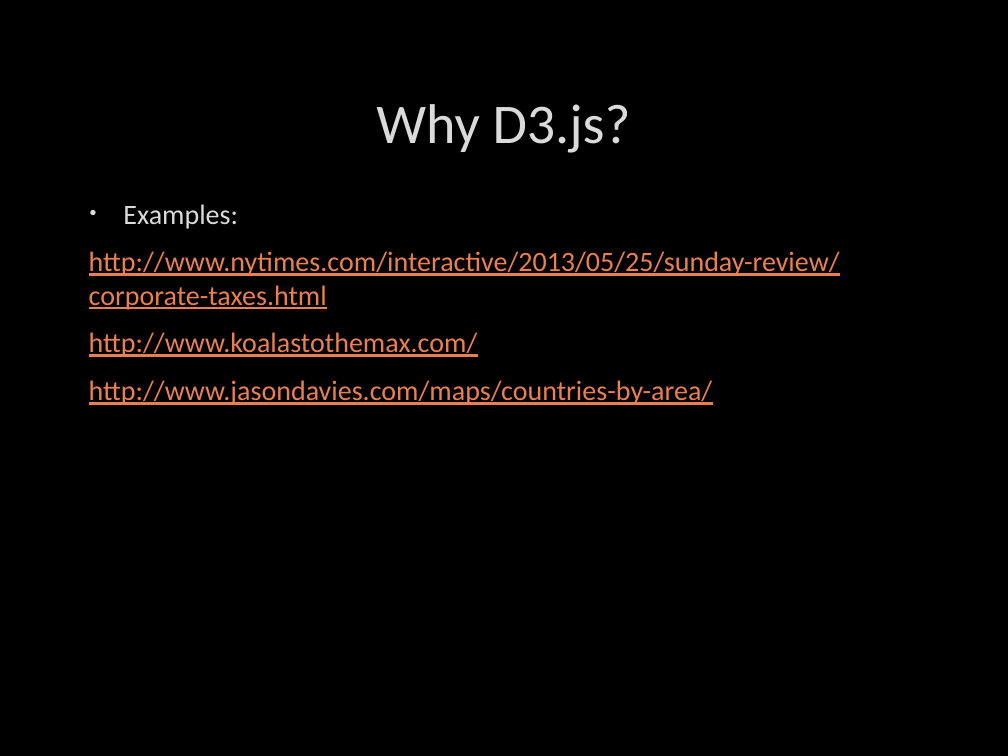
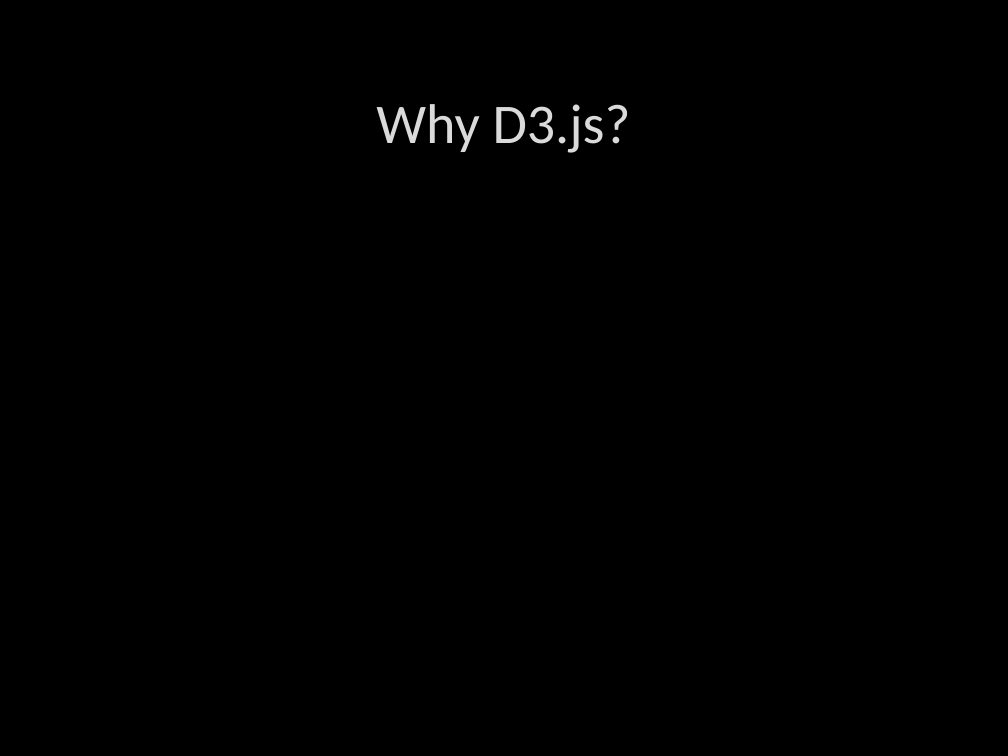
Before and after one commit to DustinEwers/D3-DotNetMVC-Demos, a slide deck: slide 9 of Slides/D3.pptx. Drawn at 1008x756 pixels with LibreOffice and Linux fonts; fonts in the diff are those of the drawing; background and template pictures are left out. Boxes give left, top, right and bottom in pixels: in the first picture for what was removed or moved away, otherwise in the second. Text is boxed around its words. In the diff, an @@ line names an element or a change of style, - is before the commit and + after.

Commit message:
Slide deck updates

```diff
--- a/Slides/D3.pptx
+++ b/Slides/D3.pptx
@@ text removed at [89, 204, 840, 405] @@
-• Examples:
-http://www.nytimes.com/interactive/2013/05/25/sunday-review/corporate-taxes.html
-http://www.koalastothemax.com/
-http://www.jasondavies.com/maps/countries-by-area/
```
Also in this commit, not shown: 4 other slides changed.
